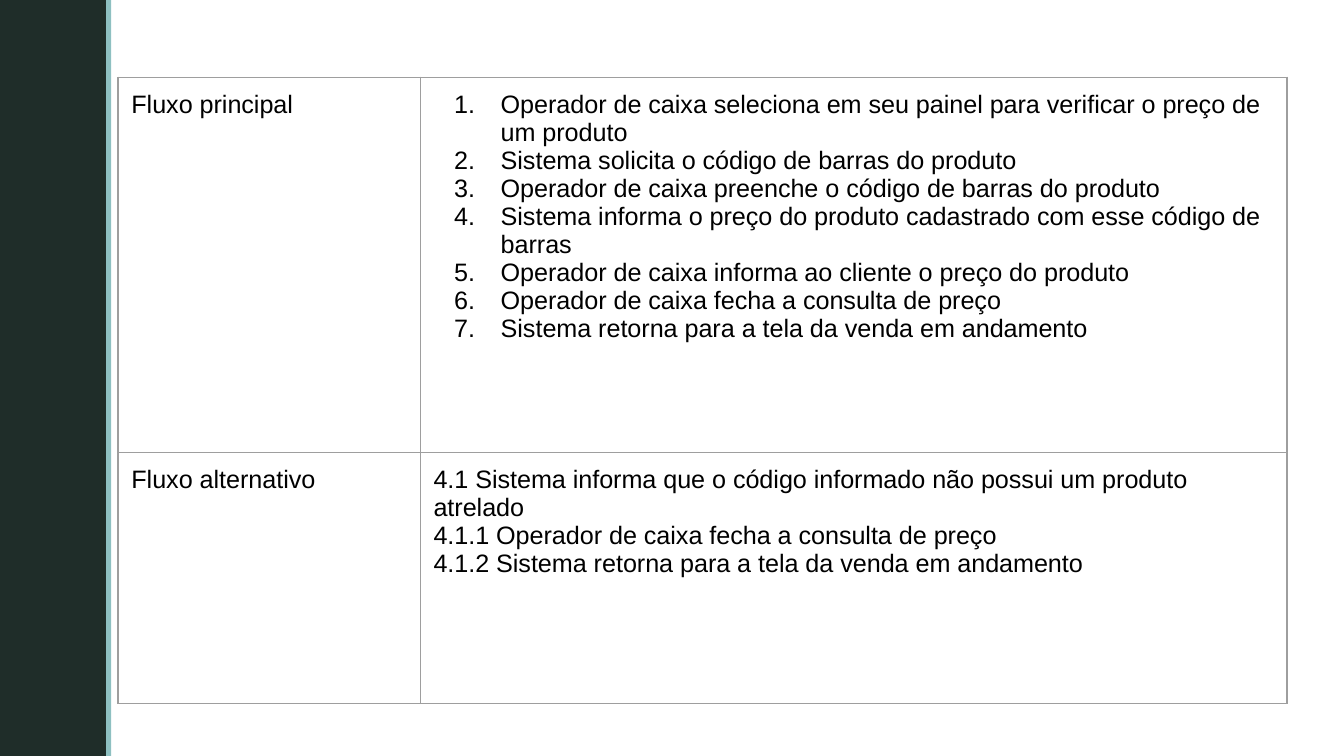
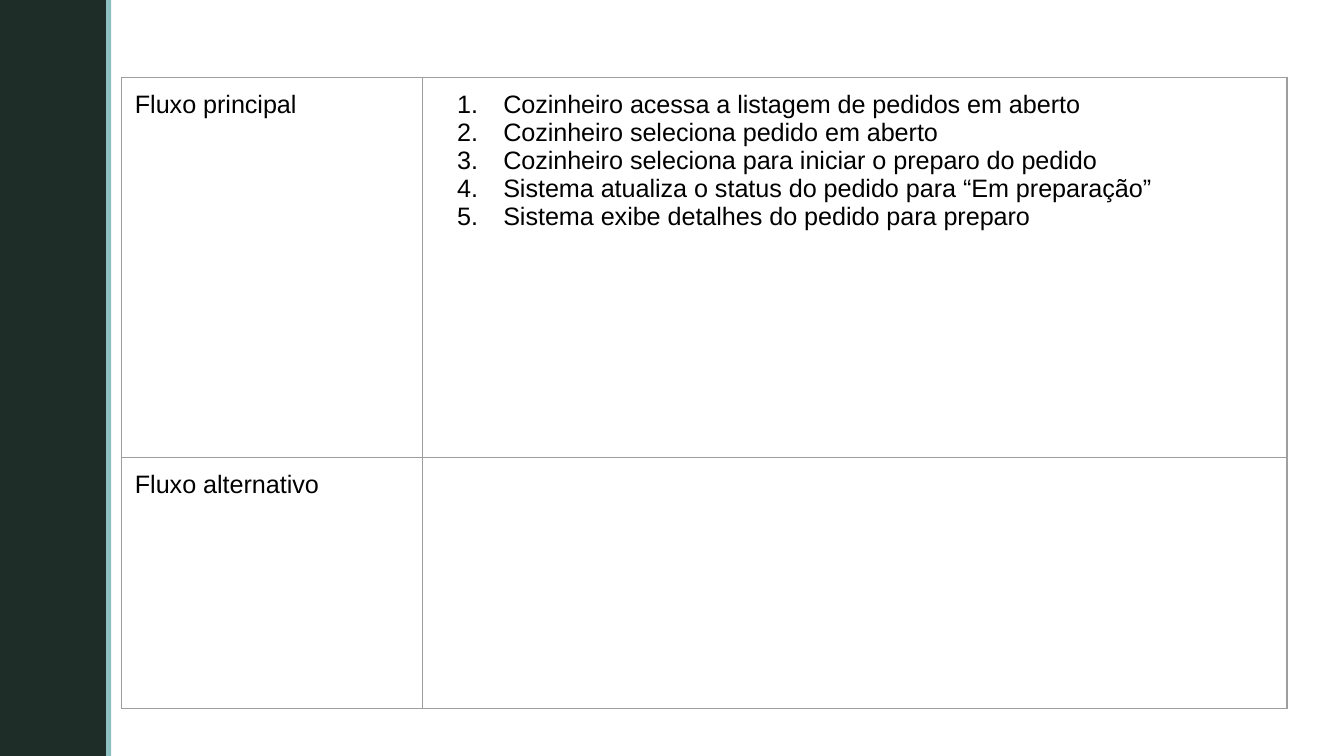
Before and after one commit to GabrielFVieira/PDV_Grupo5_Projeto_Software, a slide deck: slide 22 of documentos/Casos de Uso/CasosDeUso_Requisitos.pptx (slide 23 before the commit). Drawn at 1344x756 pixels with LibreOffice and Linux fonts; fonts in the diff are those of the drawing; background and template pictures are left out. Boxes give left, top, right and bottom in pixels: in the first picture for what was removed or moved away, otherwise in the second. Text is boxed around its words. In the diff, an @@ line names an element or a change of style, - is before the commit and + after.

Commit message:
Atualizados casos de uso

```diff
--- a/documentos/Casos de Uso/CasosDeUso_Requisitos.pptx
+++ b/documentos/Casos de Uso/CasosDeUso_Requisitos.pptx
@@ table at bbox=[121, 77, 1286, 517] @@
-row 1, column 2: Operador de caixa seleciona em seu painel para verificar o preço de um produto / Sistema solicita o código de barras do produto / Operador de caixa preenche o código de barras do produto / Sistema informa o preço do produto cadastrado com esse código de barras / Operador de caixa informa ao cliente o preço do produto / Operador de caixa fecha a consulta de preço / Sistema retorna para a tela da venda em andamento
+row 1, column 2: Cozinheiro acessa a listagem de pedidos em aberto / Cozinheiro seleciona pedido em aberto / Cozinheiro seleciona para iniciar o preparo do pedido / Sistema atualiza o status do pedido para “Em preparação” / Sistema exibe detalhes do pedido para preparo
-row 2, column 2: 4.1 Sistema informa que o código informado não possui um produto atrelado / 4.1.1 Operador de caixa fecha a consulta de preço / 4.1.2 Sistema retorna para a tela da venda em andamento
+row 2, column 2: 
```
Also in this commit, not shown: 16 other slides changed, 3 slides added, 2 slides removed, 3 other files.
